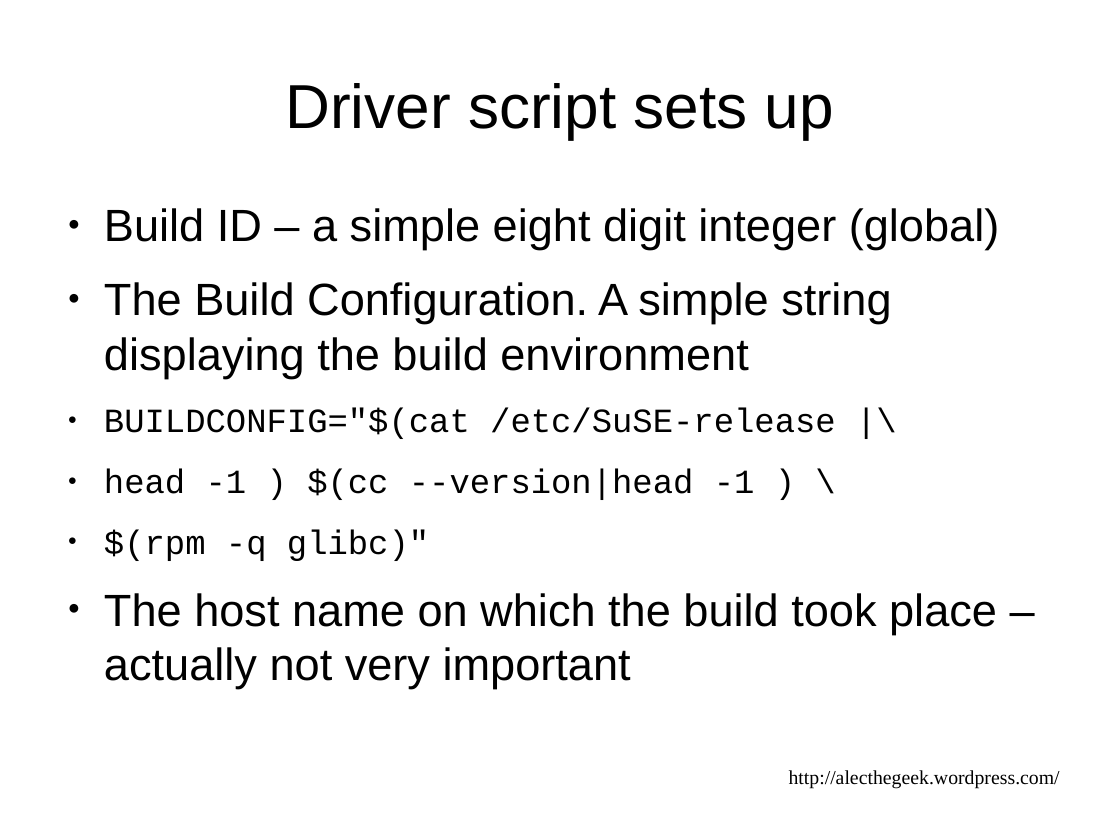
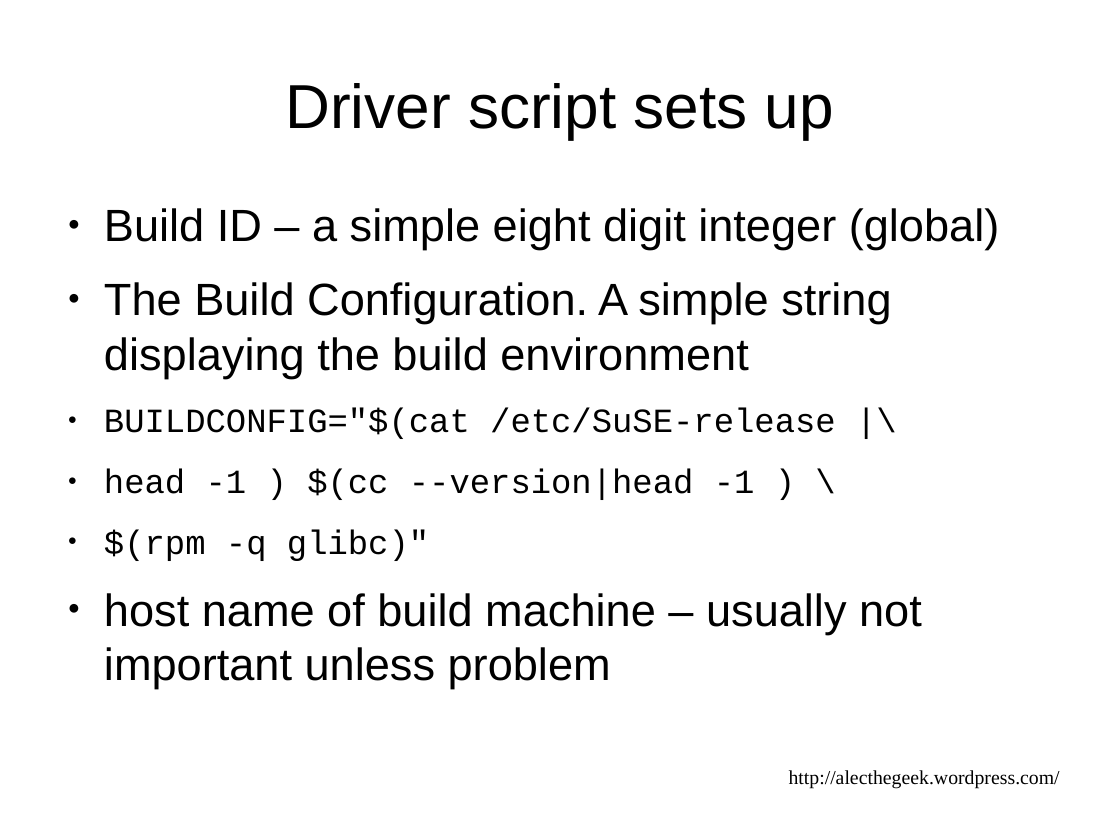
Before and after one commit to alecthegeek/gitbuilding, a slide deck: slide 28 of DevOpsDownUnderPresentation.odp. Drawn at 1120x840 pixels with LibreOffice and Linux fonts; fonts in the diff are those of the drawing. Boxes give left, top, right and bottom in pixels: in the first picture for what was removed or moved away, otherwise in the second. Text is boxed around its words. In the diff, an @@ line names an element or a change of style, - is before the commit and + after.

```diff
--- a/DevOpsDownUnderPresentation.odp
+++ b/DevOpsDownUnderPresentation.odp
@@ text at [104,593,922,688]: text changed @@
-● The host name on which the build took place – actually not very important
+● host name of build machine – usually not important unless problem
```
Also in this commit, not shown: 9 other slides changed, 5 other files.
